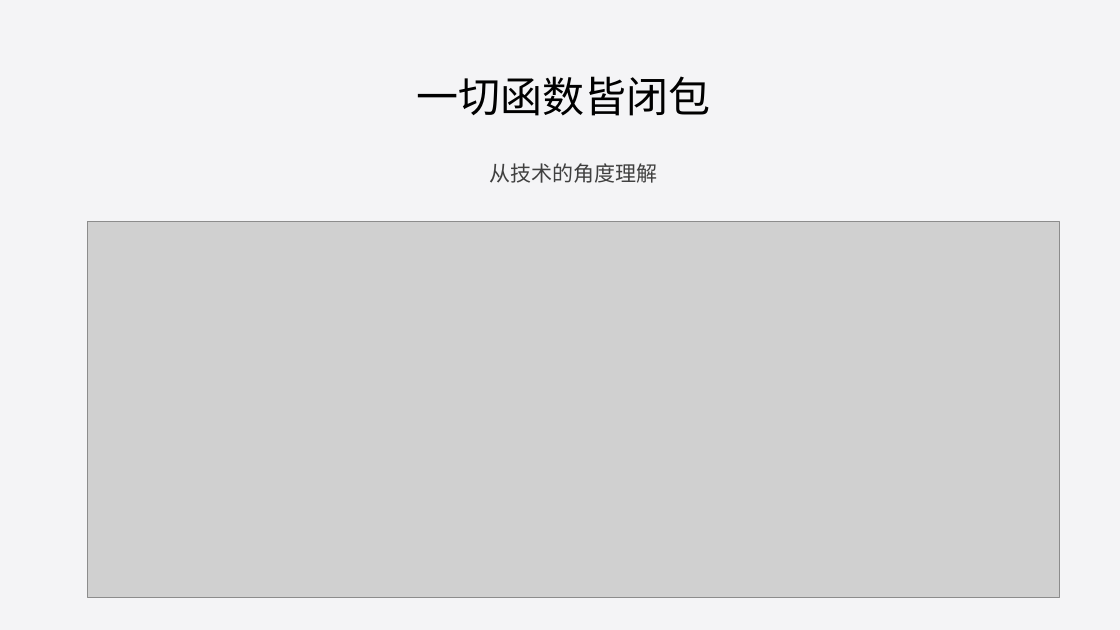
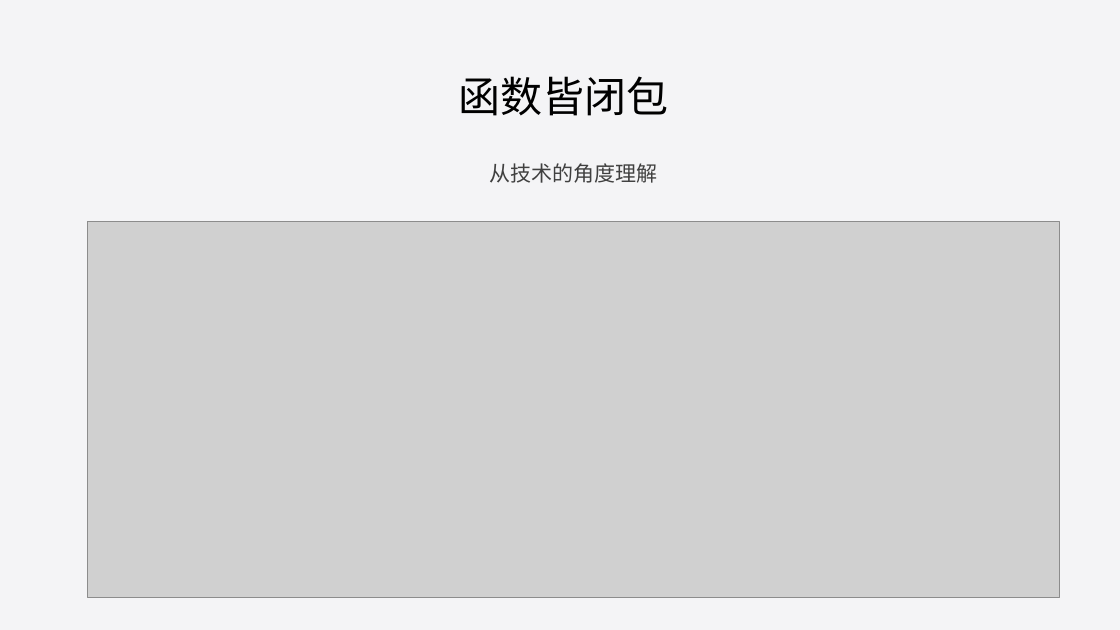
Before and after one commit to liuweiGL/share, a slide deck: slide 32 of ppt/JavaScript基础一.pptx. Drawn at 1120x630 pixels with LibreOffice and Linux fonts; fonts in the diff are those of the drawing; grey boxes stand for pictures. Boxes give left, top, right and bottom in pixels: in the first picture for what was removed or moved away, otherwise in the second. Text is boxed around its words. In the diff, an @@ line names an element or a change of style, - is before the commit and + after.

Commit message:
update

```diff
--- a/ppt/JavaScript基础一.pptx
+++ b/ppt/JavaScript基础一.pptx
@@ title at (458, 76, 668, 116): text changed @@
-一切函数皆闭包
+函数皆闭包
```
Also in this commit, not shown: 1 slide added, 1 slide removed.
